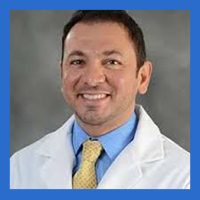
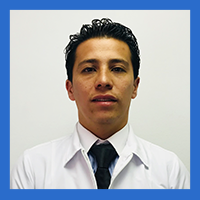
The second 200x200 image is a revision of the first. Changes to its layers:
added layer "IMG_4055 2" above "imgMedico1" over [9, 9, 191, 190]
